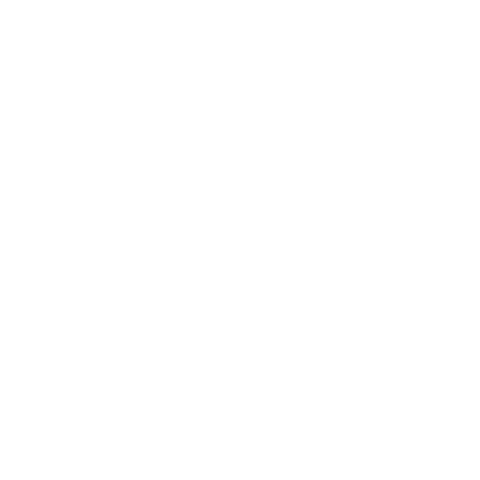
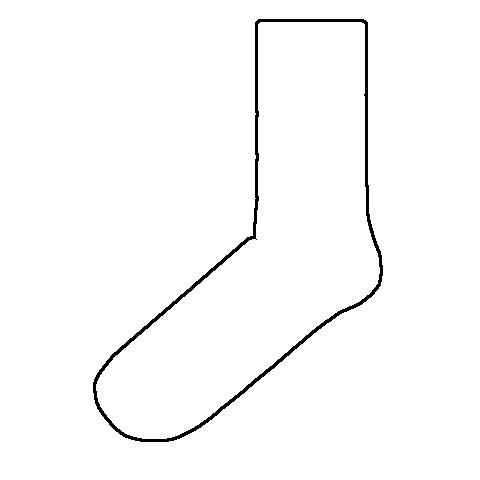
Layers edited between the first and the second 480px x 480px image:
added layer "Warstwa" above "Layer #5" over [93, 19, 383, 442]
